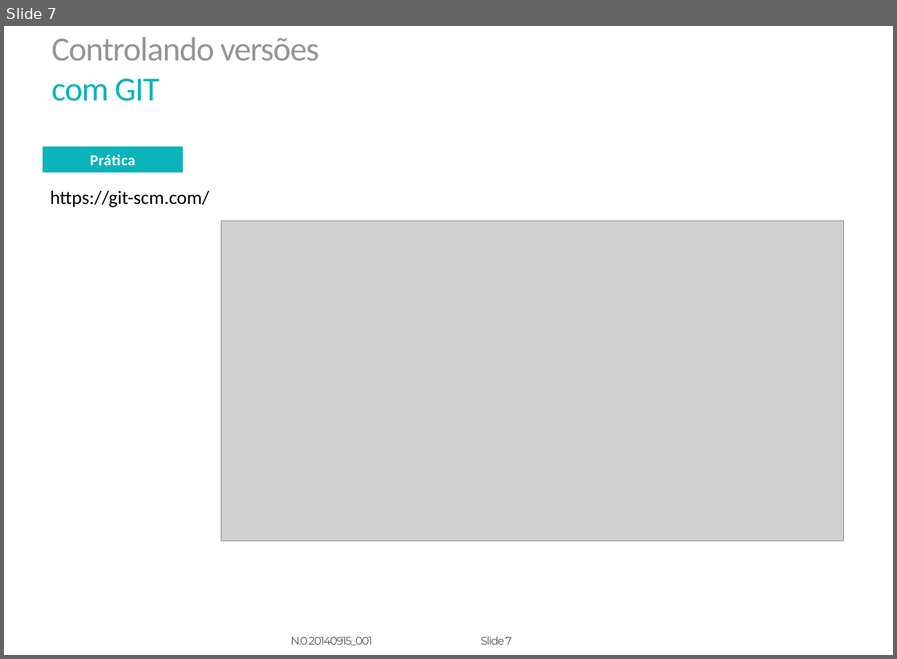
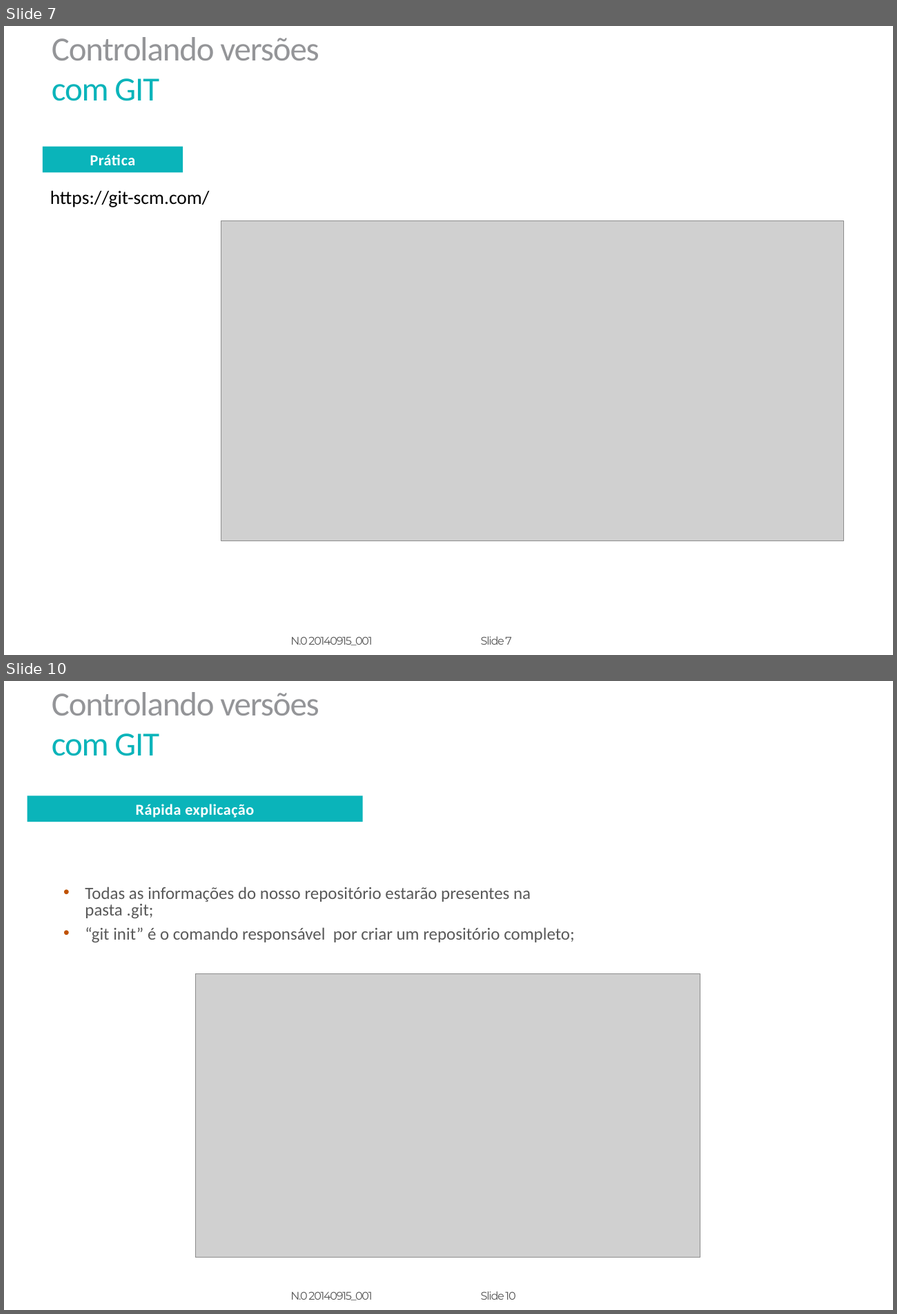
Before and after one commit to caused/git-workshop, a slide deck: Slides.pptx. Shown one above the other, each under a label of ours: slide 7 before the commit, slides 7 and 10 after it; the slides between them are not shown. The pictures are 897x659 and 897x1314 pixels, drawn with LibreOffice and Linux fonts; fonts in the diff are those of the drawing; grey boxes stand for pictures; background and template pictures are left out. Boxes give left, top, right and bottom in pixels: in the first picture for what was removed or moved away, otherwise in the second. Text is boxed around its words. In the diff, an @@ line names an element or a change of style, - is before the commit and + after.

```diff
--- a/Slides.pptx
+++ b/Slides.pptx
@@ slide 10 added at box(4, 681, 893, 1310), background picture (left out); not listed: 4 template elements that a slide beside it also shows @@
@@ rectangle added at box(27, 796, 362, 822), fill #0AB4BA, 14.5 pt, text #FFFFFF, bold @@
+Rápida explicação
@@ text added at box(85, 887, 574, 943), 16.3 pt, text #595959 @@
+• Todas as informações do nosso repositório estarão presentes na pasta .git;
+• “git init” é o comando responsável por criar um repositório completo;
@@ picture added at box(196, 974, 700, 1257) @@
```
Also in this commit, not shown: 9 other slides added.
